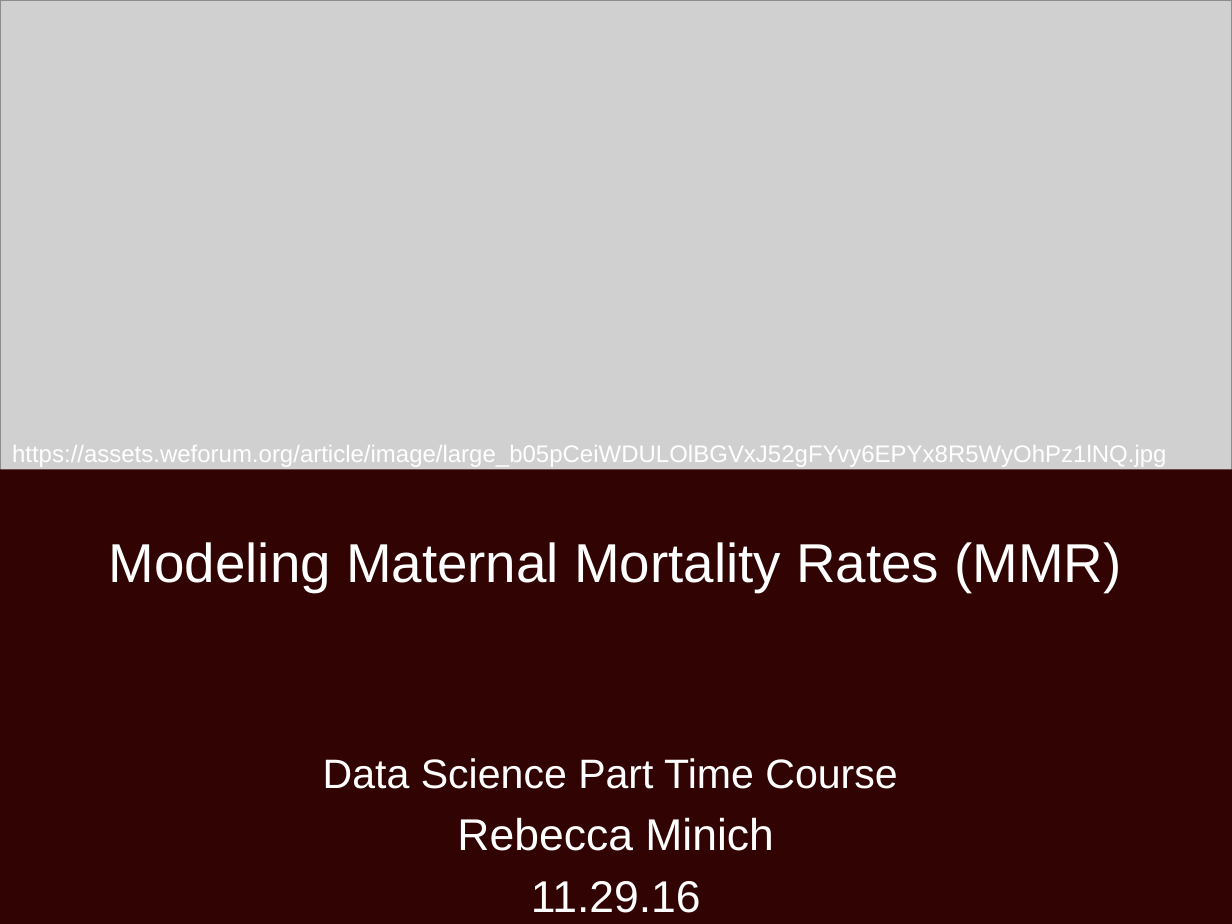
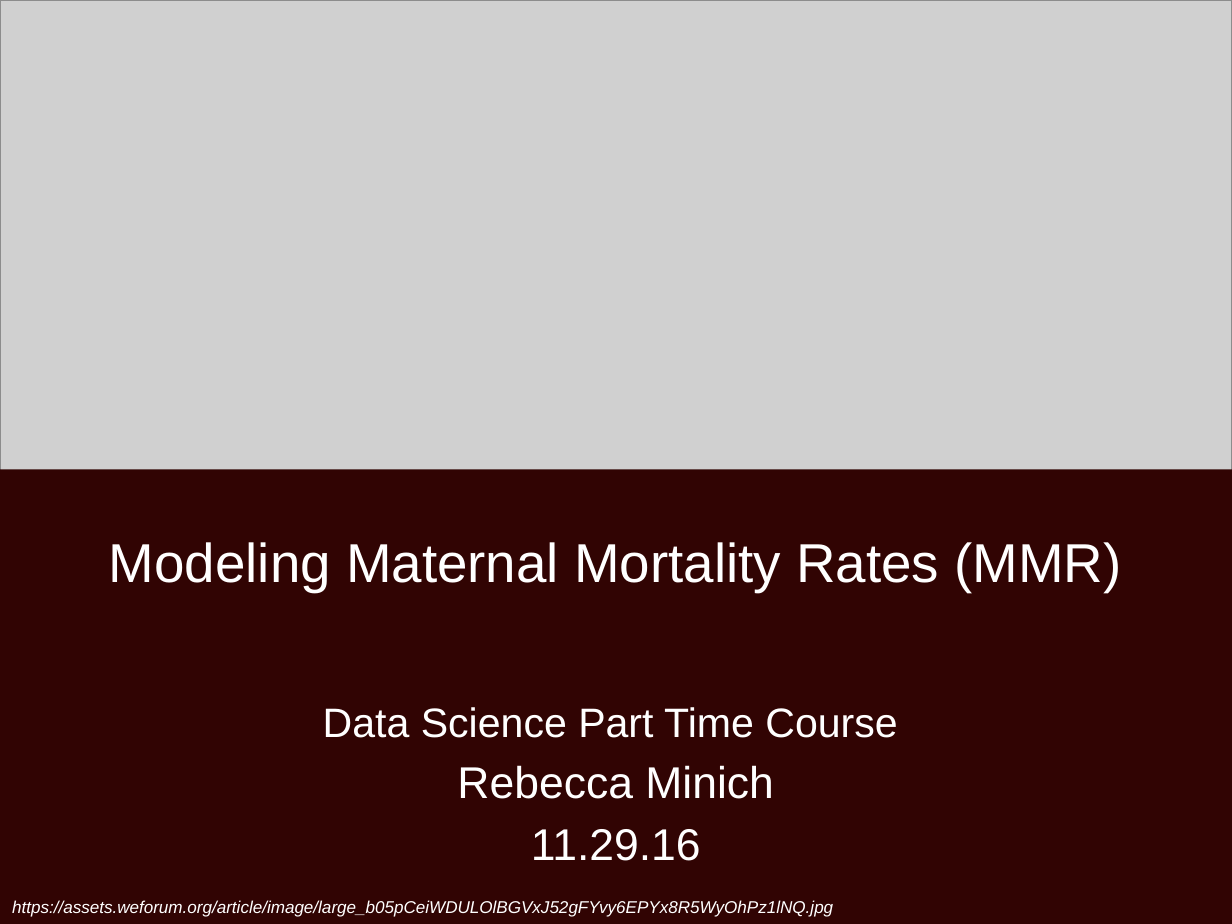
Before and after one commit to minire/GADataScience, a slide deck: slide 1 of project/Final Presentation 112916.pptx. Drawn at 1232x924 pixels with LibreOffice and Linux fonts; fonts in the diff are those of the drawing; grey boxes stand for pictures. Boxes give left, top, right and bottom in pixels: in the first picture for what was removed or moved away, otherwise in the second. Text is boxed around its words. In the diff, an @@ line names an element or a change of style, - is before the commit and + after.

```diff
--- a/project/Final Presentation 112916.pptx
+++ b/project/Final Presentation 112916.pptx
@@ subtitle "Data Science Part Time Course": place and size @@
-subtitle "Data Science Part Time Course" at (323, 758, 897, 913)
+subtitle "Data Science Part Time Course" at (323, 707, 897, 861)
@@ text "https://assets.weforum.org/article/image/large_b05pCeiWDULOl ...": place and size @@
-text "https://assets.weforum.org/article/image/large_b05pCeiWDULOl ..." at (12, 445, 1166, 467)
+text "https://assets.weforum.org/article/image/large_b05pCeiWDULOl ..." at (12, 900, 833, 917)
@@ text "https://assets.weforum.org/article/image/large_b05pCeiWDULOl ..." at (12, 900, 833, 917): size 14 to 10 pt, italic on @@
```
Also in this commit, not shown: 5 other slides changed, 2 other files.
